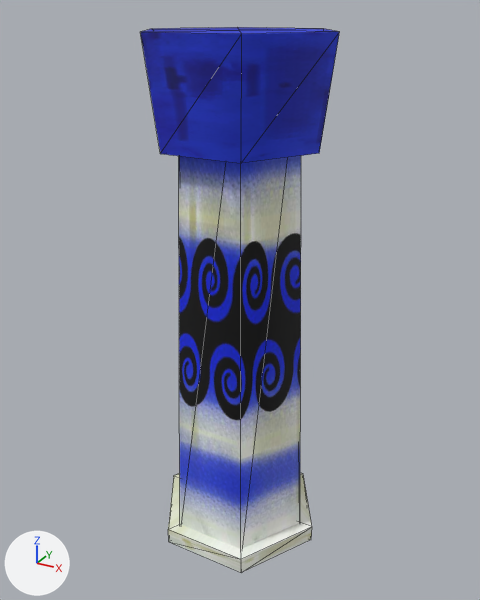
A saved change to the FBX model Assets/Models/BaseBlue.FBX.
Both versions are drawn from a camera (50 mm lens) standing at (16.3, -29.5, 29.6) and looking at (-0.1, 0.2, 14.8). Every picture has the same lights, and +X, +Y and +Z are marked at lower left. Mesh edges are drawn as thin lines. Where no turn or scale is listed for an object, it has been applied to the vertices.
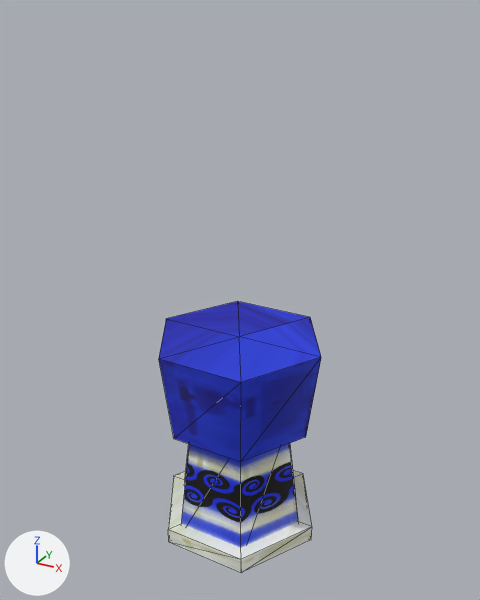
Changed parts and their boxes [x1, y1, x2, y2] in the pictures (480 x 600 px):
'Cylinder003', mesh rescaled: before [179, 156, 301, 549]; after [181, 443, 299, 548]
'Cylinder002', moved: before [140, 27, 339, 163]; after [159, 301, 321, 461]

What the commit changed:
me_mesh_002 has 14 vertices, 24 faces and spans x -4.2..4.2, y -3.7..3.7, z 0.0..28.3.
me_mesh_002 is used by ob_cylinder003; location (0.0, 0.0, 0.0).
me_mesh_002 part 1: the whole mesh is scaled about the mesh origin by (1, 1, 0.275).
Object 'Cylinder002' (ob_cylinder002) moves from (0.0, 0.0, 23.35) to (0.0, 0.0, 7.27).
